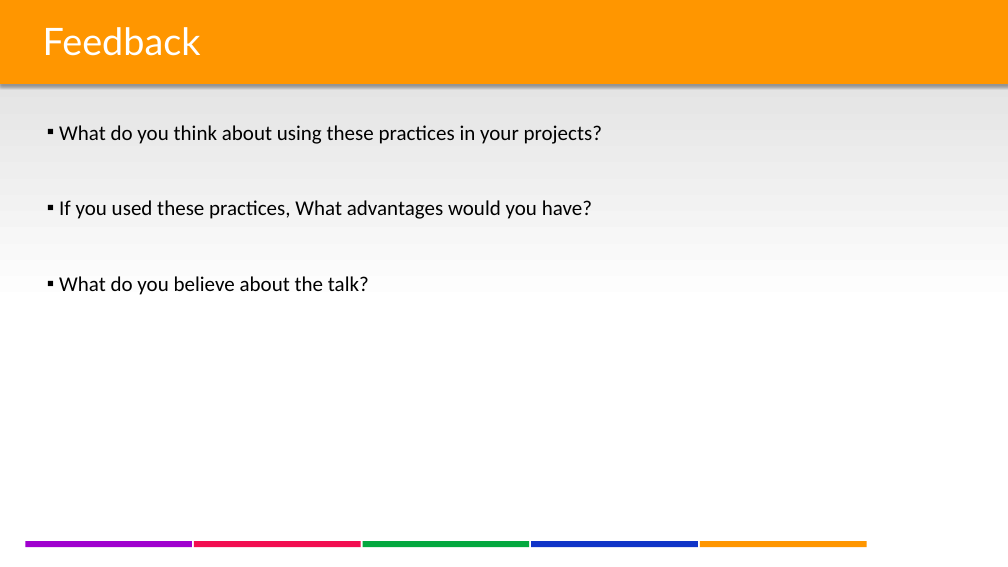
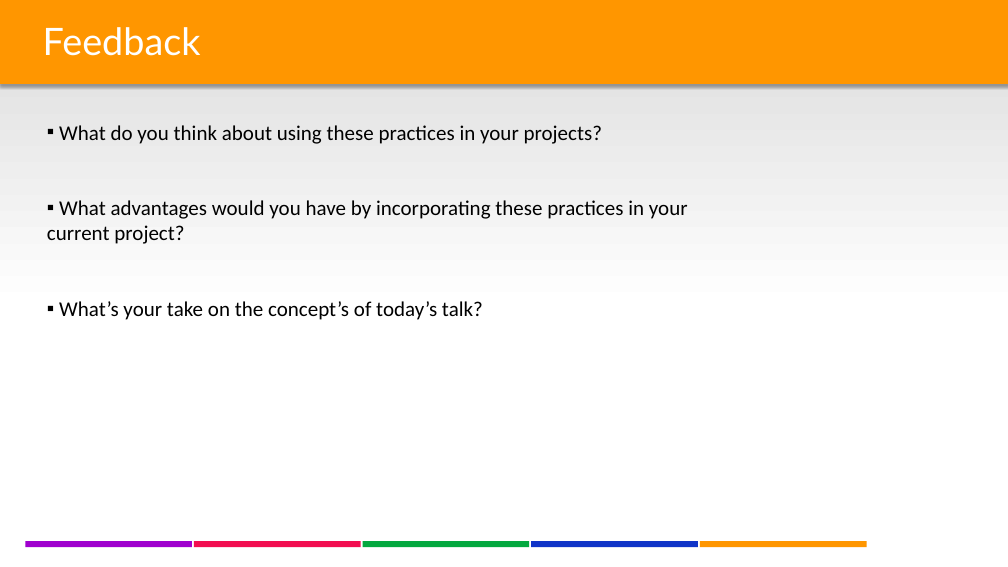
Before and after one commit to lgoldin/TestOrientedDevelopment, a slide deck: slide 21 of DesigningTestableApplications v2.pptx. Drawn at 1008x567 pixels with LibreOffice and Linux fonts; fonts in the diff are those of the drawing; background and template pictures are left out. Boxes give left, top, right and bottom in pixels: in the first picture for what was removed or moved away, otherwise in the second. Text is boxed around its words. In the diff, an @@ line names an element or a change of style, - is before the commit and + after.

```diff
--- a/DesigningTestableApplications v2.pptx
+++ b/DesigningTestableApplications v2.pptx
@@ text at [47, 200, 688, 320]: text changed @@
-  ▪ If you used these practices, What advantages would you have?
-  ▪ What do you believe about the talk?
+  ▪ What advantages would you have by incorporating these practices in your current project?
+  ▪ What’s your take on the concept’s of today’s talk?
```
Also in this commit, not shown: 2 other slides changed, 1 slide added.
